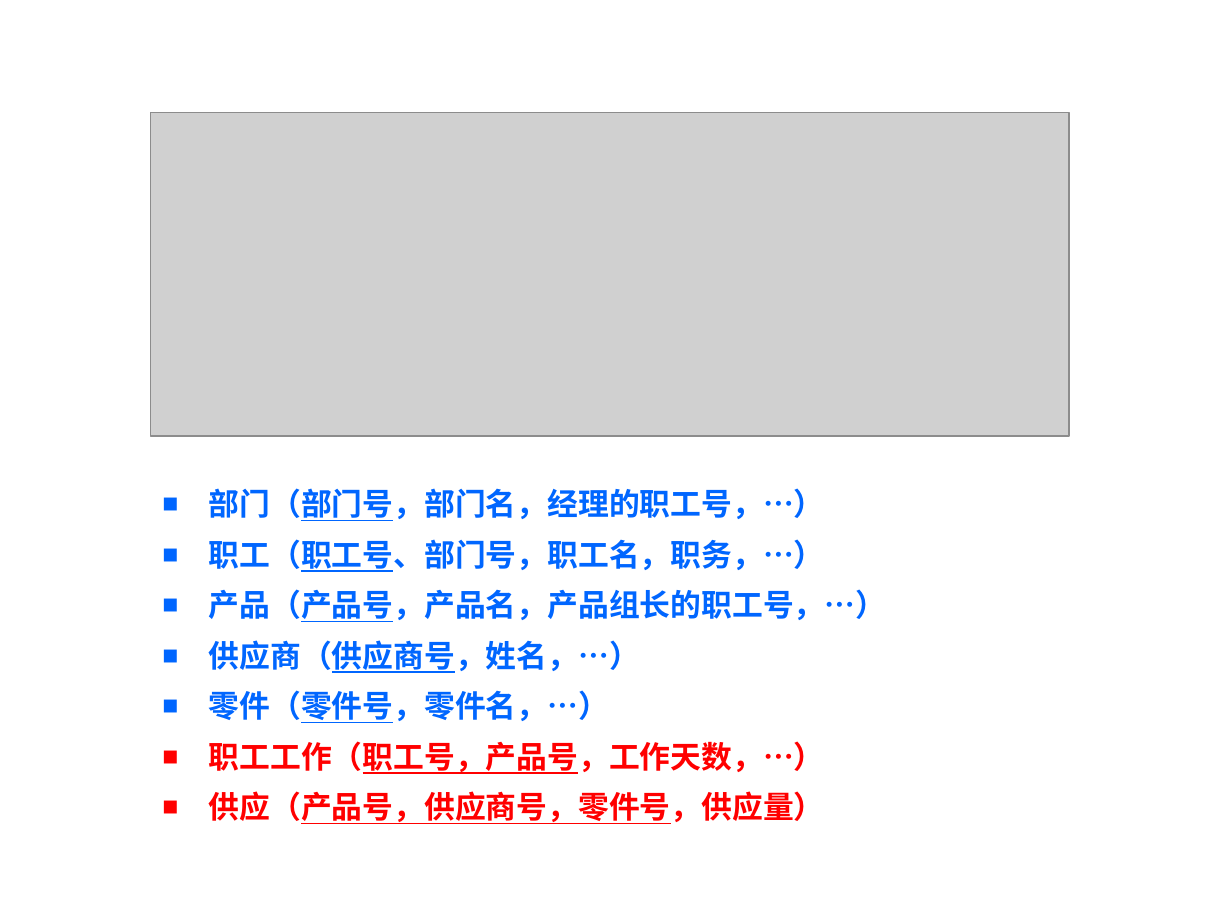
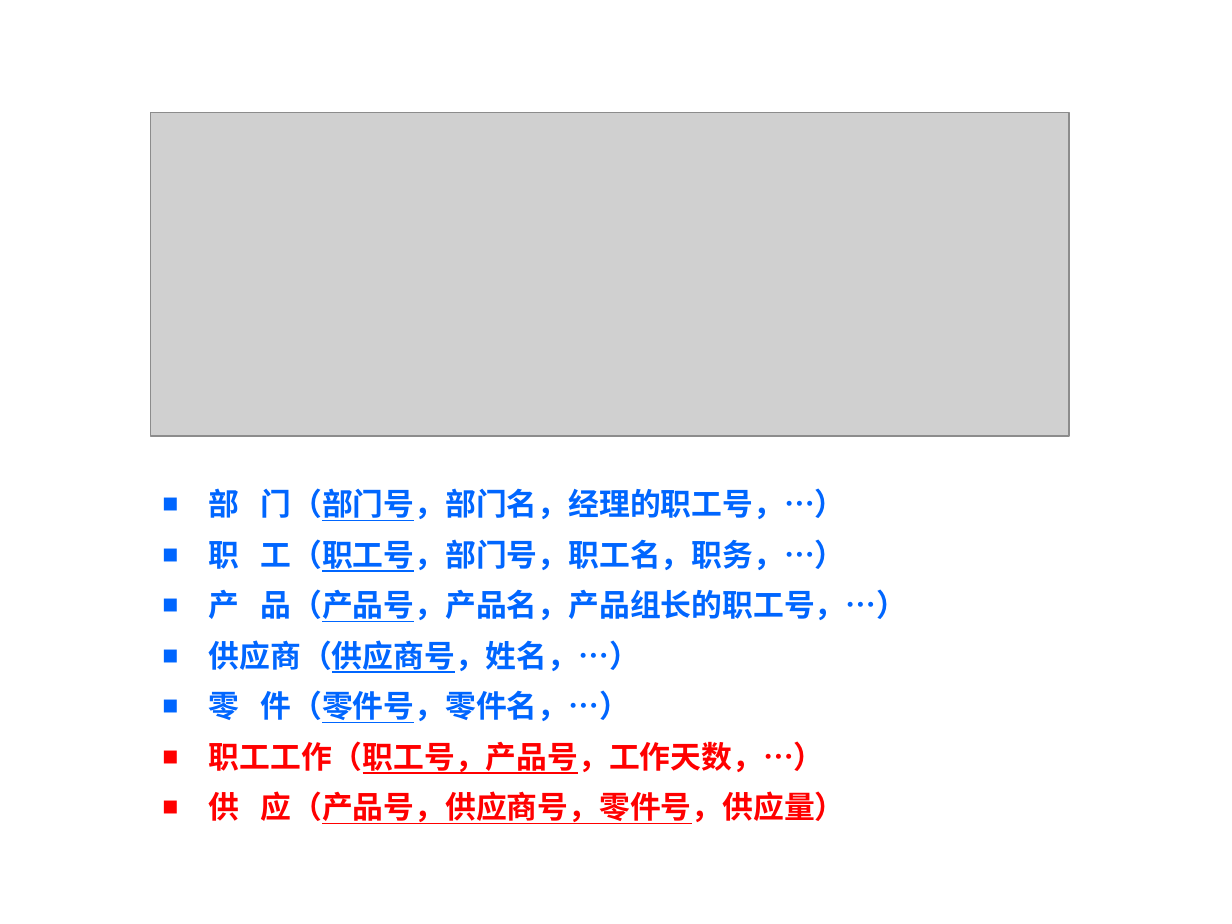
Before and after one commit to HBU/DataBase, a slide deck: slide 6 of PPT/PPT2020/DB第07章（2）.pptx. Drawn at 1232x924 pixels with LibreOffice and Linux fonts; fonts in the diff are those of the drawing; grey boxes stand for pictures; background and template pictures are left out. Boxes give left, top, right and bottom in pixels: in the first picture for what was removed or moved away, otherwise in the second. Text is boxed around its words. In the diff, an @@ line names an element or a change of style, - is before the commit and + after.

```diff
--- a/PPT/PPT2020/DB第07章（2）.pptx
+++ b/PPT/PPT2020/DB第07章（2）.pptx
@@ text at box(209, 488, 907, 622): text changed @@
-■ 部门（部门号，部门名，经理的职工号，…）
-■ 职工（职工号、部门号，职工名，职务，…）
-■ 产品（产品号，产品名，产品组长的职工号，…）
+■ 部 门（部门号，部门名，经理的职工号，…）
+■ 职 工（职工号，部门号，职工名，职务，…）
+■ 产 品（产品号，产品名，产品组长的职工号，…）
@@ text at box(209, 690, 630, 723): spaces changed @@
-■ 零件（零件号，零件名，…）
+■ 零 件（零件号，零件名，…）
@@ text at box(209, 791, 845, 824): spaces changed @@
-■ 供应（产品号，供应商号，零件号，供应量）
+■ 供 应（产品号，供应商号，零件号，供应量）
```
Also in this commit, not shown: 12 other slides changed, 2 slides removed, 2 other files.
